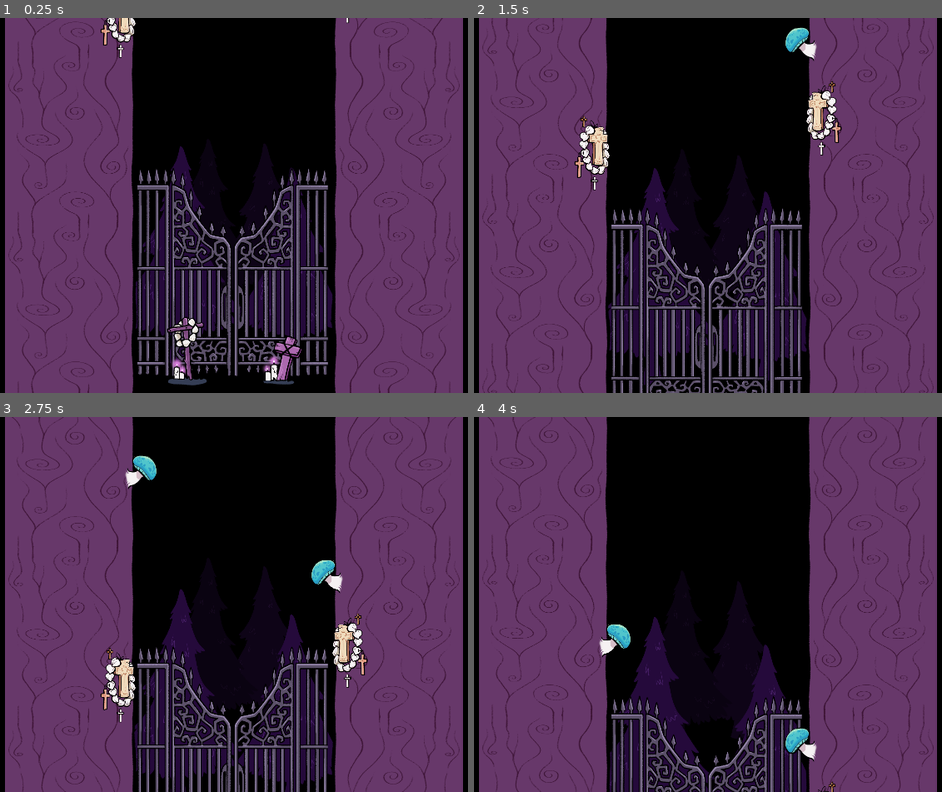
Above: before the commit, frames 1-4 (two rows, left to right).
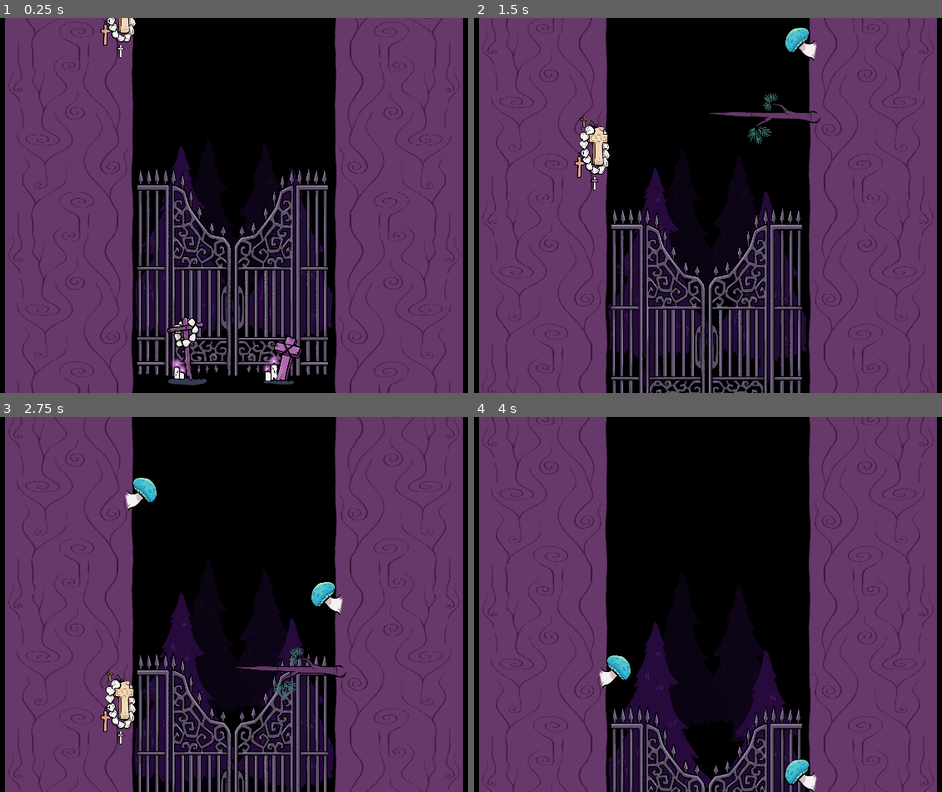
Above: after the commit, the same moments.

Repository: 100-Devs-1-Game/BabyBatClimber
Game: Godot game, scene res://level.tscn
Two runs of this game, one before a commit and one after it. Both use one fixed random seed, a clock stepped at 60 frames per second and the inputs below.
Inputs:
- Up to frame 1 (0.25 s): no input
- Up to frame 2 (1.5 s): tap Enter at 0.5 s; hold W (climb) 0.53-1.28 s; tap Space (jump) at 0.77 s; tap W (climb) at 1.35 s
- Up to frame 3 (2.75 s): tap Space (jump) at 1.52 s; hold W (climb) from 2.03 s (still down)
- Up to frame 4 (4 s): release W (climb) at 2.78 s; tap W (climb) at 2.85 s; tap Space (jump) at 3.02, 3.77 s; hold W (climb) from 3.53 s (still down)

The runs differ from the first frame. In frame 1, less than 0.1% of the frame differs, in the area x 74-75%, y 0-2%; in frame 2, 1.2%; in frame 3, 12%, in the area x 1-99%, y 0-100%; in frame 4, 9.6%.
Error after the commit: Invalid call. Nonexistent function 'take_control' in base 'CharacterBody2D (Player)'. (res://objects/scenes/branch_object.gd:18)

Commit message:
Add branch

Diff:
--- /dev/null
+++ b/src/objects/resources/branch_definition.tres
@@ -0,0 +1,12 @@
+[gd_resource type="Resource" script_class="LevelObjectDefinition" load_steps=3 format=3 uid="uid://0s34hbgulsti"]
+
+[ext_resource type="PackedScene" uid="uid://c5jjvov1c7fs5" path="res://objects/scenes/branch_object.tscn" id="1_r52fk"]
+[ext_resource type="Script" uid="uid://11yiox5nhs5k" path="res://objects/level_object_definition.gd" id="1_uktr3"]
+
+[resource]
+script = ExtResource("1_uktr3")
+scene = ExtResource("1_r52fk")
+flip = true
+min_height = 0.0
+spawn_chance = 0.1
+metadata/_custom_type_script = "uid://11yiox5nhs5k"
--- /dev/null
+++ b/src/objects/scenes/branch_object.gd
@@ -0,0 +1,31 @@
+extends LevelObject
+
+enum PlayerState { MOVING, IDLE, AIMING }
+
+@export var player_move_speed: float= 200.0
+@export var player_offset: float= 50
+
+@onready var move_target: Marker2D = $"Move Target"
+
+
+var state: PlayerState= PlayerState.MOVING
+
+
+func _on_area_2d_body_entered(body: Node2D) -> void:
+	assert(body is Player)
+	var player: Player= body
+
+	player.take_control(self)
+	player.position.y= position.y + player_offset
+
+
+func tick(player: Player, delta: float):
+	match state:
+		PlayerState.MOVING:
+			var dir: int= sign(move_target.position.x - player.position.x)
+			var prev_pos_x: float= player.position.x
+			player.position.x+= dir * player_move_speed * delta
+
+			if sign(player.position.x - move_target.global_position.x) != sign(prev_pos_x - move_target.global_position.x):
+				player.position.x= move_target.global_position.x
+				state= PlayerState.IDLE
--- /dev/null
+++ b/src/objects/scenes/branch_object.tscn
@@ -0,0 +1,26 @@
+[gd_scene load_steps=4 format=3 uid="uid://c5jjvov1c7fs5"]
+
+[ext_resource type="Script" uid="uid://fyc7kgkbdqq0" path="res://objects/scenes/branch_object.gd" id="1_2glmg"]
+[ext_resource type="Texture2D" uid="uid://cw3rbr3slfjn7" path="res://assets/art/level_objects/branch.png" id="2_4hbeo"]
+
+[sub_resource type="RectangleShape2D" id="RectangleShape2D_dj4xw"]
+size = Vector2(280, 30)
+
+[node name="BranchObject" type="Node2D"]
+script = ExtResource("1_2glmg")
+
+[node name="Sprite2D" type="Sprite2D" parent="."]
+position = Vector2(-136, 9)
+scale = Vector2(0.3, 0.3)
+texture = ExtResource("2_4hbeo")
+
+[node name="Area2D" type="Area2D" parent="."]
+
+[node name="CollisionShape2D" type="CollisionShape2D" parent="Area2D"]
+position = Vector2(-139, 0)
+shape = SubResource("RectangleShape2D_dj4xw")
+
+[node name="Move Target" type="Marker2D" parent="."]
+position = Vector2(-262, 0)
+
+[connection signal="body_entered" from="Area2D" to="." method="_on_area_2d_body_entered"]
--- a/src/sandbox.gd
+++ b/src/sandbox.gd
@@ -12,7 +12,9 @@
 
 	var mushroom: LevelObjectDefinition= preload("res://objects/resources/mushroom_definition.tres")
 	var crosses: LevelObjectDefinition= preload("res://objects/resources/crosses_definition.tres")
+	var branch: LevelObjectDefinition= preload("res://objects/resources/branch_definition.tres")
+
 	level.add_level_object(crosses, 0, false)
-	level.add_level_object(crosses, -100, true)
+	level.add_level_object(branch, -100, true)
 	level.add_level_object(mushroom, -300, true)
 	level.add_level_object(mushroom, -600, false)
Not shown, added: src/objects/scenes/branch_object.gd.uid
